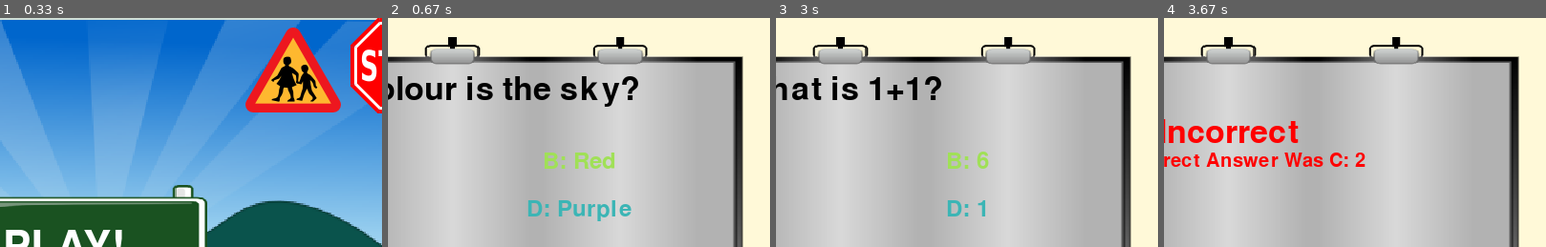
Above: before the commit, frames 1-4 (left to right).
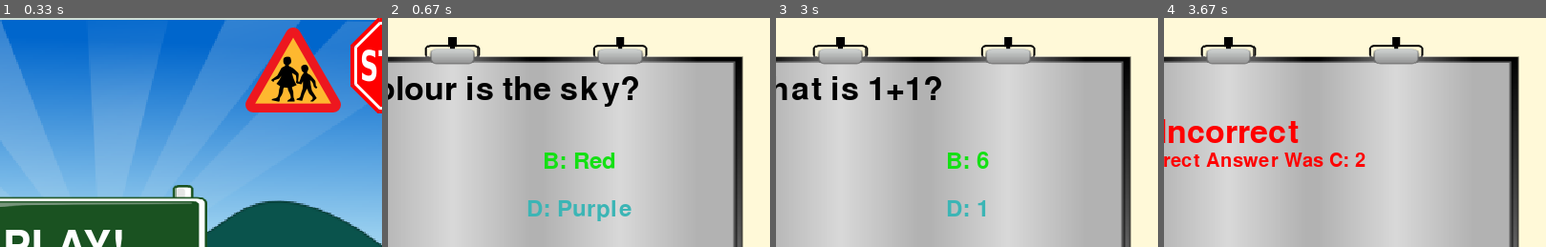
Above: after the commit, the same moments.

Repository: danielchriscarter/PiRight
Game: pygame game, started from home.py
Two runs of this game, one before a commit and one after it. Both use one fixed random seed, a clock stepped at 60 frames per second and the inputs below.
Inputs (mouse positions are % of the whole screen's width and height, from its top left):
- Up to frame 1 (0.33 s): no input
- Up to frame 2 (0.67 s): press the mouse at (50, 48) at 0.37 s; move the mouse to (34, 41) at 0.47 s; release the mouse at (19, 35) at 0.6 s
- Up to frame 3 (3 s): hold D 0.67-1.13 s; move the mouse to (65, 15) at 0.7 s; hold A 1.67-2.2 s
- Up to frame 4 (3.67 s): hold A from 3.33 s (still down)
The pictures show only the part of the screen within x 42-92%, y 0-50%; the shares and areas given below are measured in that part.

Frame 1 is identical in both runs. In frame 2, 0.7% of the frame differs, in the area x 41-60%, y 58-66%; in frame 3, 0.4%; in frame 4, nothing differs.

Commit message:
Saves question set with scores

Diff:
--- a/data/questions.csv
+++ /dev/null
@@ -1,4 +0,0 @@
-Question,Answer A,Answer B,Answer C,Answer D,Correct Answer
-What colour is the sky?,Blue,Red,Green,Purple,A
-What is 1+1?,5,6,2,1,C
-What is 2x3?,5,6,10,20,B
--- a/home.py
+++ b/home.py
@@ -57,7 +57,9 @@
                         pygame.quit()
                         sys.exit()
                     elif(DetectCollision(btn_play, pygame.mouse.get_pos())):
-                        quiz = logic.Quiz("./data/questions.csv")
+                        questionSet = open("./questionset",'r')
+                        quiz = logic.Quiz(questionSet.read().strip())
+                        questionSet.close()
                         Window = pygame_output.PygameOutput(self.width, self.height, self.screen, quiz, [24,25,7,8])
                         Window.Main()
 
--- a/pygame_output.py
+++ b/pygame_output.py
@@ -120,7 +120,6 @@
 
             if pygame.font:
                 if(finished==True):
-                    #self.quiz.questions[index].duration = time.time() - startTime
                     timeTaken = round(self.quiz.totalTime(),2)
                     DisplayText(self.screen, "Your score is: " + str(self.quiz.questions_score),60, (255,0,0), x=self.width/2, y=25 + self.height/8)
                     DisplayText(self.screen, "Total Time: " + str(timeTaken) + "s", 60, (255,0,0), x=self.width/2, y=25 + self.height/4)
@@ -150,7 +149,7 @@
     def DisplayQuestion(self,index, colour):
         DisplayText(self.screen, self.quiz.questions[index].text,50, colour ,x=self.width/2, y= 75)
         DisplayText(self.screen, "A: " + self.quiz.questions[index].choices['a'], 35, (252,217,32),x=self.width/3, y=150)
-        DisplayText(self.screen, "B: " + self.quiz.questions[index].choices['b'], 35, (160,224,87),x=2*self.width/3, y=150)
+        DisplayText(self.screen, "B: " + self.quiz.questions[index].choices['b'], 35, (20,224,20),x=2*self.width/3, y=150)
         DisplayText(self.screen, "C: " + self.quiz.questions[index].choices['c'], 35, (229,59,81),x=self.width/3, y=200)
         DisplayText(self.screen, "D: " + self.quiz.questions[index].choices['d'], 35, (60,181,181),x=2*self.width/3, y=200)
 
@@ -166,5 +165,5 @@
 
     def SaveScore(self, name, score, time):
         fileOut = open("./data/scores.csv","a")
-        fileOut.write(name + "," + str(score) + "," + str(time) + "\n")
+        fileOut.write(name + "," + str(score) + "," + str(time) + "," + str.split(self.quiz.questions_path,"/")[-1] + "\n")
         fileOut.close()
--- a/teacher.py
+++ b/teacher.py
@@ -60,7 +60,7 @@
                         root = tkinter.Tk()
                         root.withdraw()
                         name = re.escape(str(filedialog.askopenfilename(filetypes=[("CSV files","*.csv")],initialdir="./questions")))
-                        os.system("cp " + name + " ./data/questions.csv")
+                        os.system("echo " + name + " > ./questionset")
                     elif(DetectCollision(delete_btn, pygame.mouse.get_pos())):
                         root = tkinter.Tk()
                         root.withdraw()
Not shown, added: questionset
